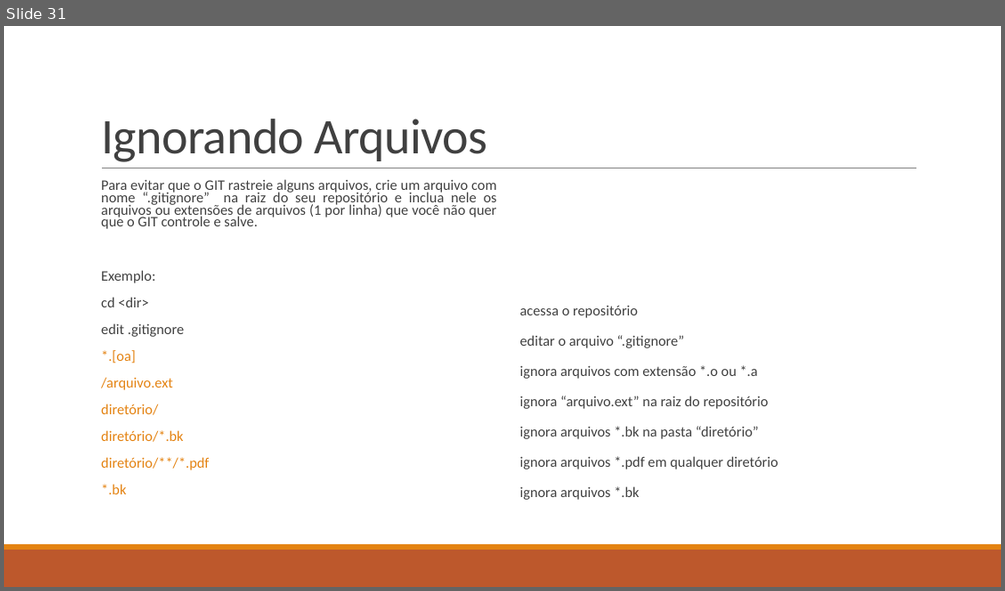
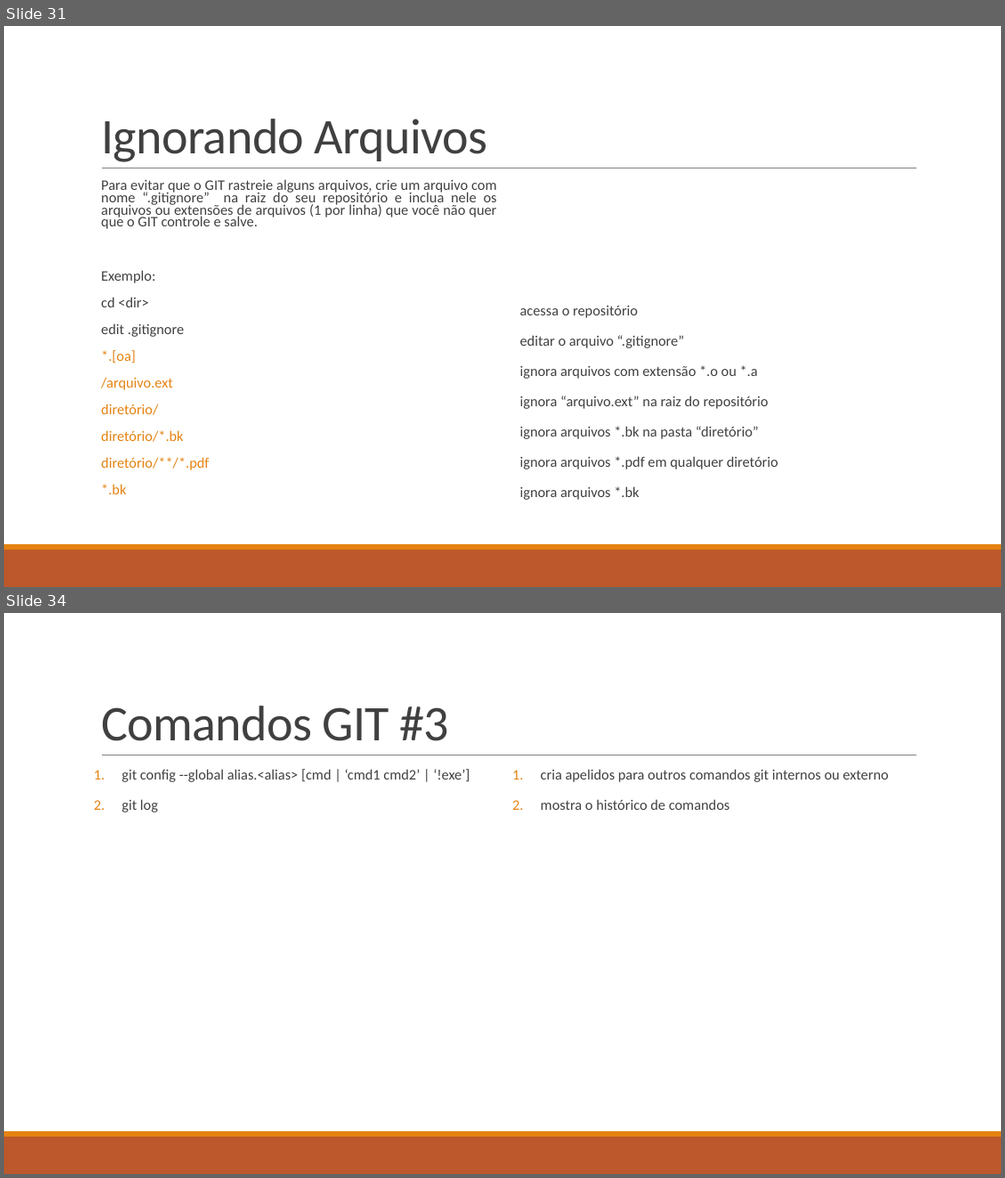
Before and after one commit to ekson73/Docs, a slide deck: Projeto VEK - GIT 4 VEK.pptx. Shown one above the other, each under a label of ours: slide 31 before the commit, slides 31 and 34 after it; the slides between them are not shown. The pictures are 1005x591 and 1005x1178 pixels, drawn with LibreOffice and Linux fonts; fonts in the diff are those of the drawing. Boxes give left, top, right and bottom in pixels: in the first picture for what was removed or moved away, otherwise in the second. Text is boxed around its words. In the diff, an @@ line names an element or a change of style, - is before the commit and + after.

```diff
--- a/Projeto VEK - GIT 4 VEK.pptx
+++ b/Projeto VEK - GIT 4 VEK.pptx
@@ slide 34 added at (4, 613, 1001, 1174), background #FFFFFF; not listed: 3 template elements that a slide beside it also shows @@
@@ title added at (101, 706, 450, 741), 48 pt, text #404040 @@
+Comandos GIT #3
@@ text added at (121, 769, 469, 812), 14 pt, text #404040 @@
+1. git config --global alias.<alias> [cmd | ‘cmd1 cmd2’ | ‘!exe’]
+2. git log
@@ text added at (541, 769, 888, 810), 14 pt, text #404040 @@
+1. cria apelidos para outros comandos git internos ou externo
+2. mostra o histórico de comandos
```
Also in this commit, not shown: 3 slides changed, 18 other slides added, 2 other files.
